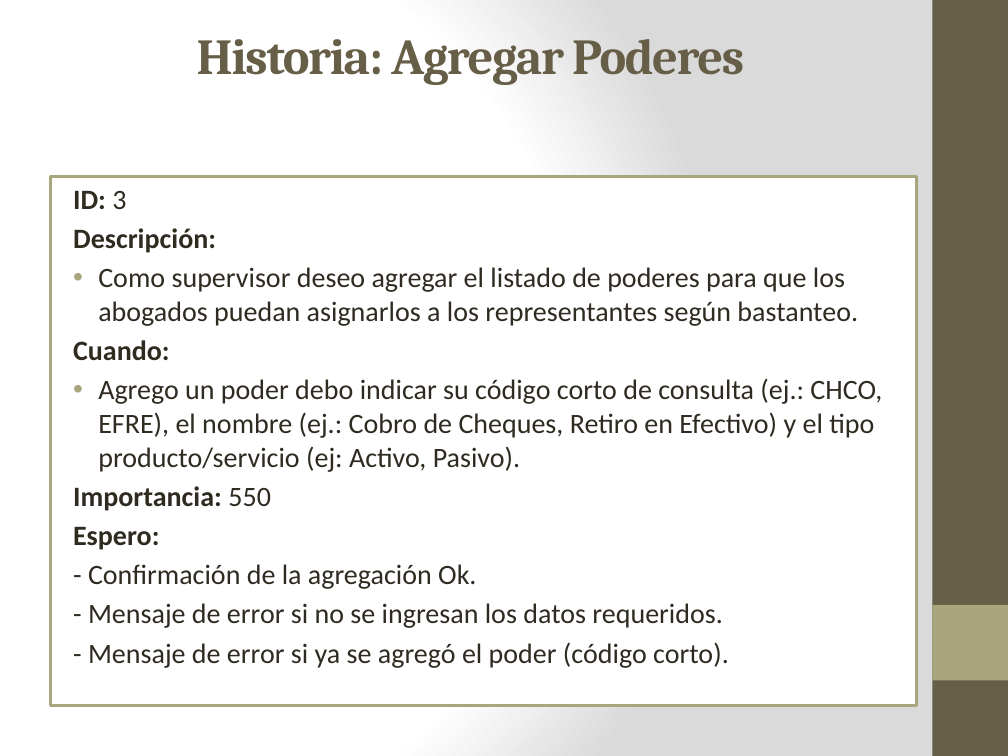
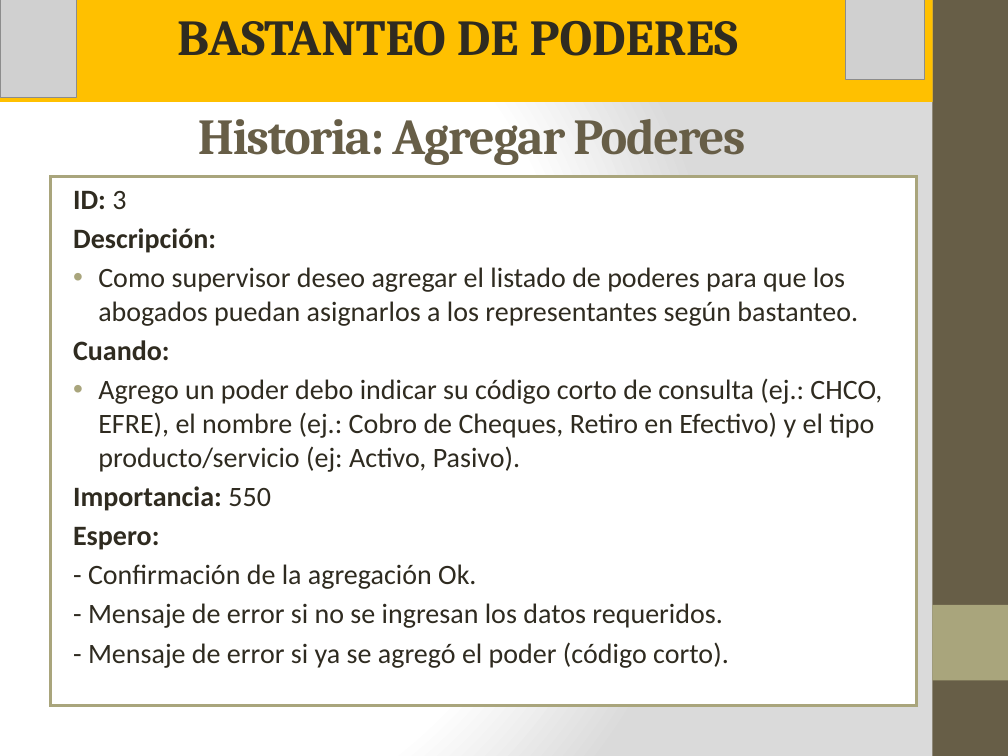
Before and after one commit to vannygabrielli/FinalProjectPeruBank, a slide deck: slide 8 of Documentacion/Presentacion ppt.pptx (slide 7 before the commit). Drawn at 1008x756 pixels with LibreOffice and Linux fonts; fonts in the diff are those of the drawing; grey boxes stand for pictures. Boxes give left, top, right and bottom in pixels: in the first picture for what was removed or moved away, otherwise in the second. Text is boxed around its words. In the diff, an @@ line names an element or a change of style, - is before the commit and + after.

```diff
--- a/Documentacion/Presentacion ppt.pptx
+++ b/Documentacion/Presentacion ppt.pptx
@@ rectangle added at (0,0,932,102), fill #FFC000, 36 pt, text #2F2B20, bold @@
+BASTANTEO DE PODERES
@@ picture added at (0,0,77,98) @@
@@ picture added at (846,0,925,80) @@
@@ title "Historia: Agregar Poderes": place and size @@
-title "Historia: Agregar Poderes" at (197,39,744,85)
+title "Historia: Agregar Poderes" at (198,119,745,165)
```
Also in this commit, not shown: 4 other slides changed, 7 slides added, 3 slides removed, 5 other files.
